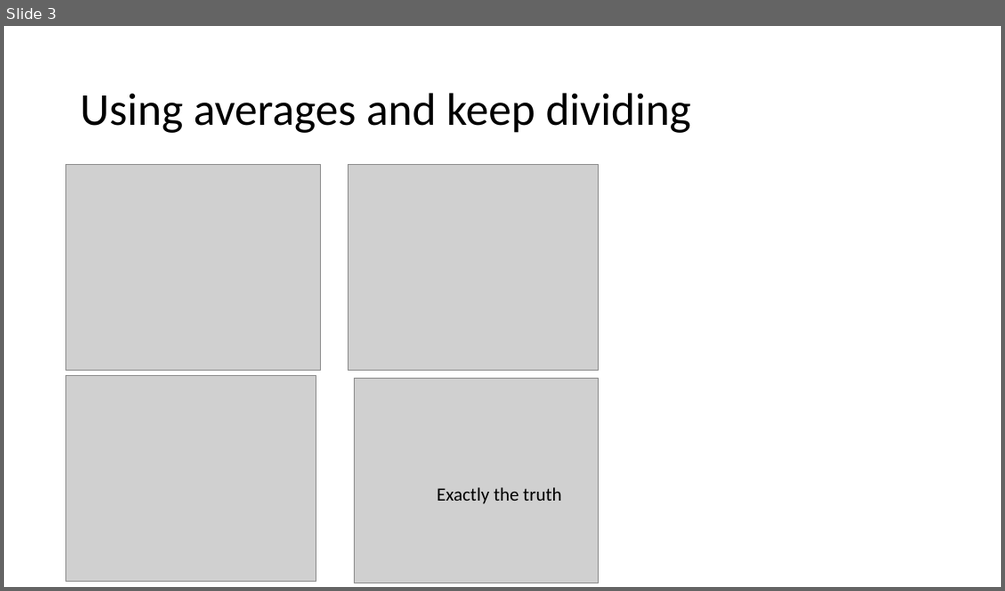
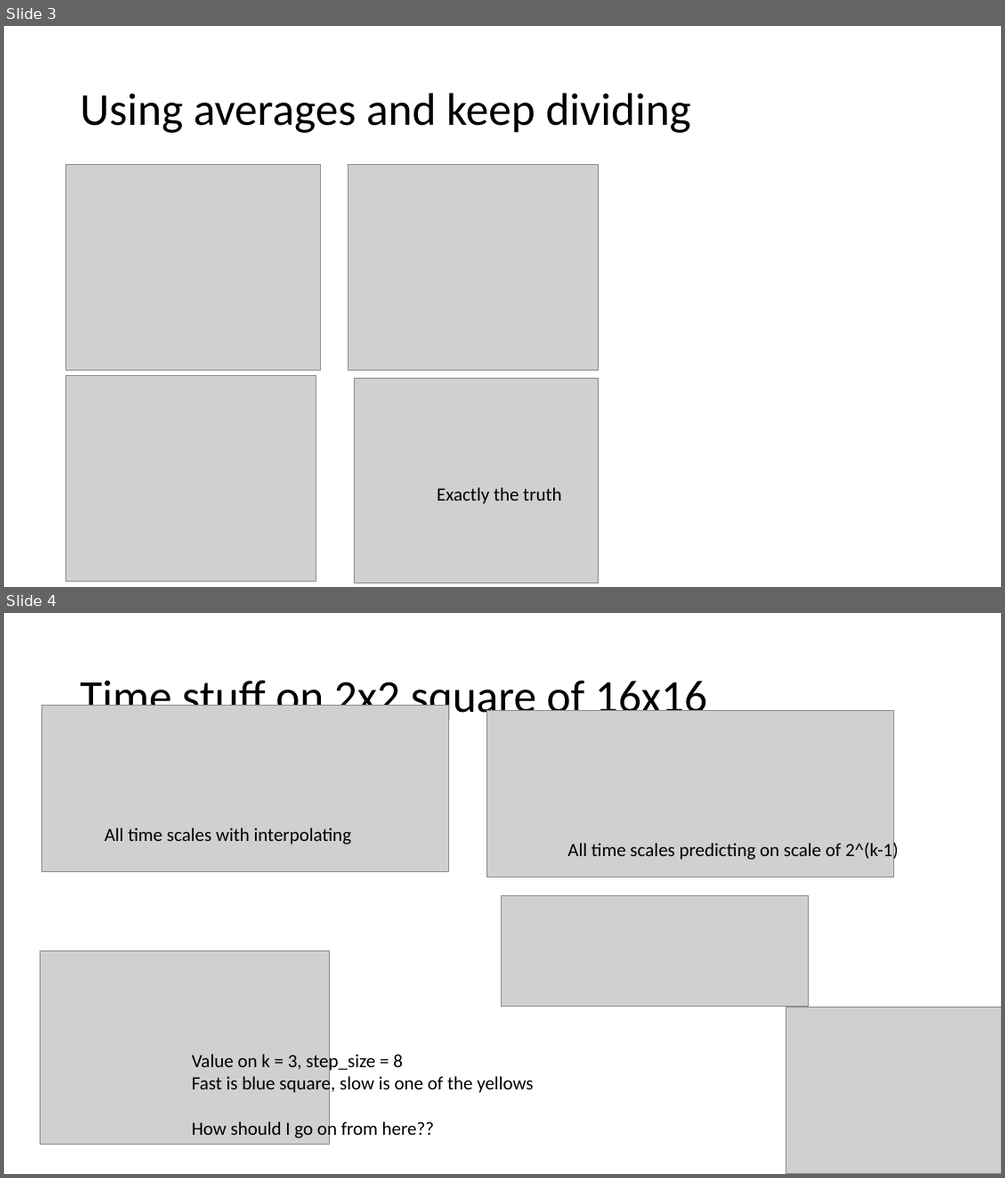
Before and after one commit to KatieJ16/Time_Space_multiscale, a slide deck: notes/Oct_26_averaging_and_toy2.pptx. Shown one above the other, each under a label of ours: slide 3 before the commit, slides 3 and 4 after it. The pictures are 1005x591 and 1005x1178 pixels, drawn with LibreOffice and Linux fonts; fonts in the diff are those of the drawing; grey boxes stand for pictures. Boxes give left, top, right and bottom in pixels: in the first picture for what was removed or moved away, otherwise in the second. Text is boxed around its words. In the diff, an @@ line names an element or a change of style, - is before the commit and + after.

```diff
--- a/notes/Oct_26_averaging_and_toy2.pptx
+++ b/notes/Oct_26_averaging_and_toy2.pptx
@@ slide 4 added at (4, 613, 1001, 1174), background #FFFFFF @@
@@ title added at (80, 674, 707, 722), 44 pt, text #000000 @@
+Time stuff on 2x2 square of 16x16
@@ picture added at (41, 705, 449, 872) @@
@@ picture added at (487, 711, 895, 877) @@
@@ text added at (105, 827, 352, 844), 18 pt, text #000000 @@
+All time scales with interpolating
@@ text added at (567, 841, 898, 862), 18 pt, text #000000 @@
+All time scales predicting on scale of 2^(k-1)
@@ picture added at (501, 896, 808, 1005) @@
@@ picture added at (40, 951, 330, 1144) @@
@@ picture added at (785, 1007, 1001, 1174) @@
@@ text added at (192, 1051, 533, 1140), 18 pt, text #000000 @@
+Value on k = 3, step_size = 8
+Fast is blue square, slow is one of the yellows
+How should I go on from here??
```
Also in this commit, not shown: 2 other slides added.
